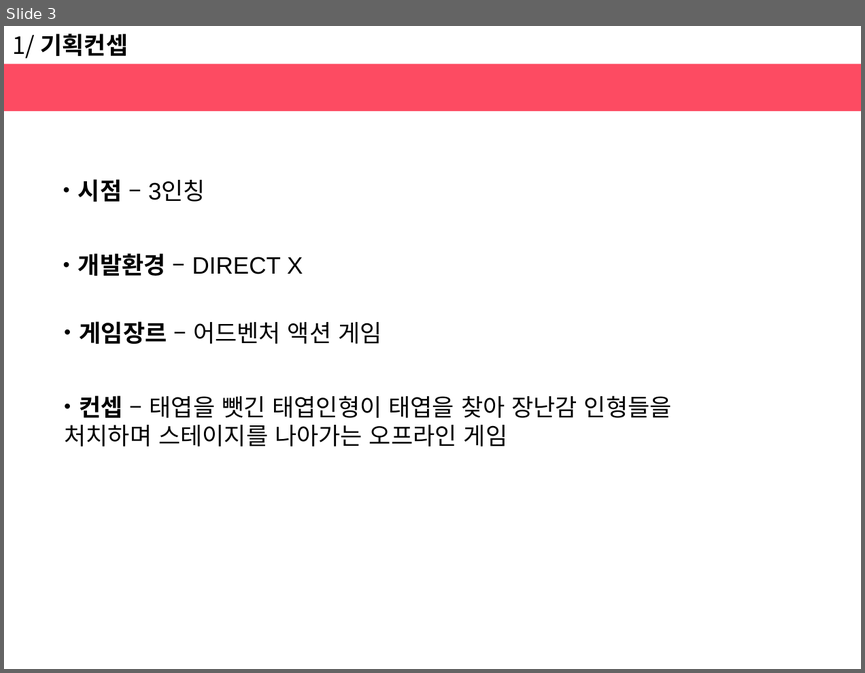
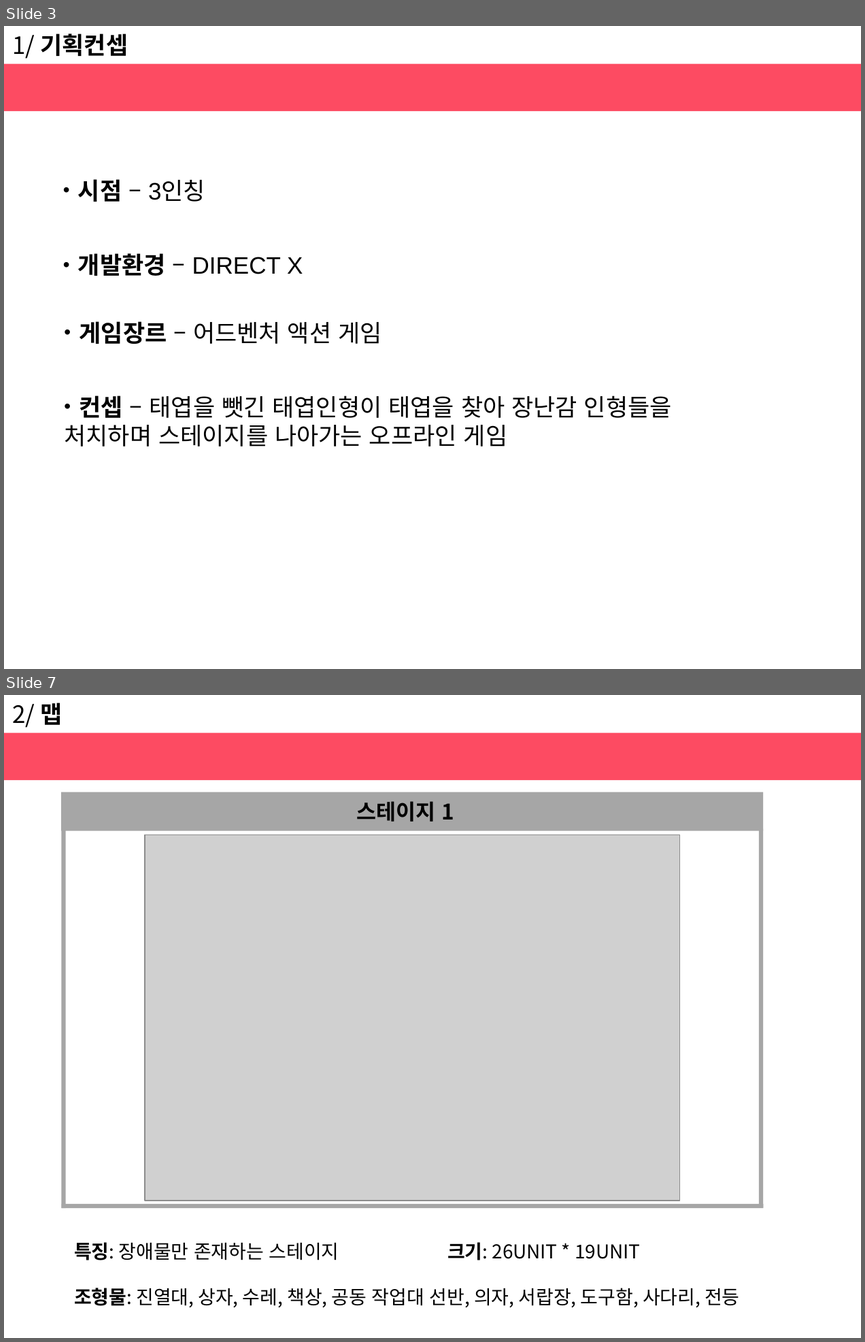
Before and after one commit to haeunjung/Team_Project, a slide deck: 기획문서/게임 제안서.pptx. Shown one above the other, each under a label of ours: slide 3 before the commit, slides 3 and 7 after it; the slides between them are not shown. The pictures are 865x673 and 865x1342 pixels, drawn with LibreOffice and Linux fonts; fonts in the diff are those of the drawing; grey boxes stand for pictures. Boxes give left, top, right and bottom in pixels: in the first picture for what was removed or moved away, otherwise in the second. Text is boxed around its words. In the diff, an @@ line names an element or a change of style, - is before the commit and + after.

Commit message:
11.29
캐릭터, 스테이지1 추가

```diff
--- a/기획문서/게임 제안서.pptx
+++ b/기획문서/게임 제안서.pptx
@@ slide 7 added at bbox=[4, 695, 861, 1338], background #FFFFFF @@
@@ text added at bbox=[12, 702, 62, 728], 20 pt, text #000000 @@
+2/ 맵
@@ rectangle added at bbox=[4, 732, 861, 780], fill #FD4B62 @@
@@ rectangle added at bbox=[61, 792, 763, 830], fill #A6A6A6 @@
@@ text added at bbox=[356, 801, 454, 821], 18 pt, text #000000, bold @@
+스테이지 1
@@ rectangle added at bbox=[61, 830, 66, 1208], fill #A6A6A6 @@
@@ picture added at bbox=[145, 834, 679, 1200] @@
@@ rectangle added at bbox=[759, 829, 763, 1207], fill #A6A6A6 @@
@@ rectangle added at bbox=[61, 1204, 763, 1208], fill #A6A6A6 @@
@@ text added at bbox=[74, 1242, 739, 1307], 16 pt, text #000000 @@
+특징: 장애물만 존재하는 스테이지
+조형물: 진열대, 상자, 수레, 책상, 공동 작업대 선반, 의자, 서랍장, 도구함, 사다리, 전등
@@ text added at bbox=[447, 1242, 640, 1260], 16 pt, text #000000 @@
+크기: 26UNIT * 19UNIT
```
Also in this commit, not shown: 3 slides changed, 2 other slides added, 2 slides removed.
